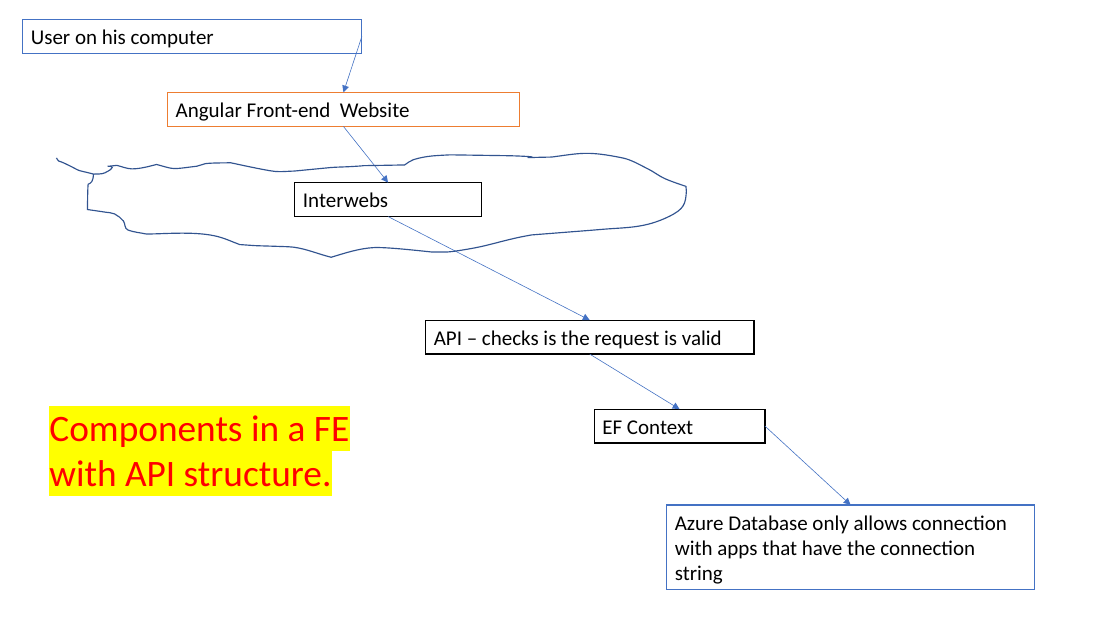
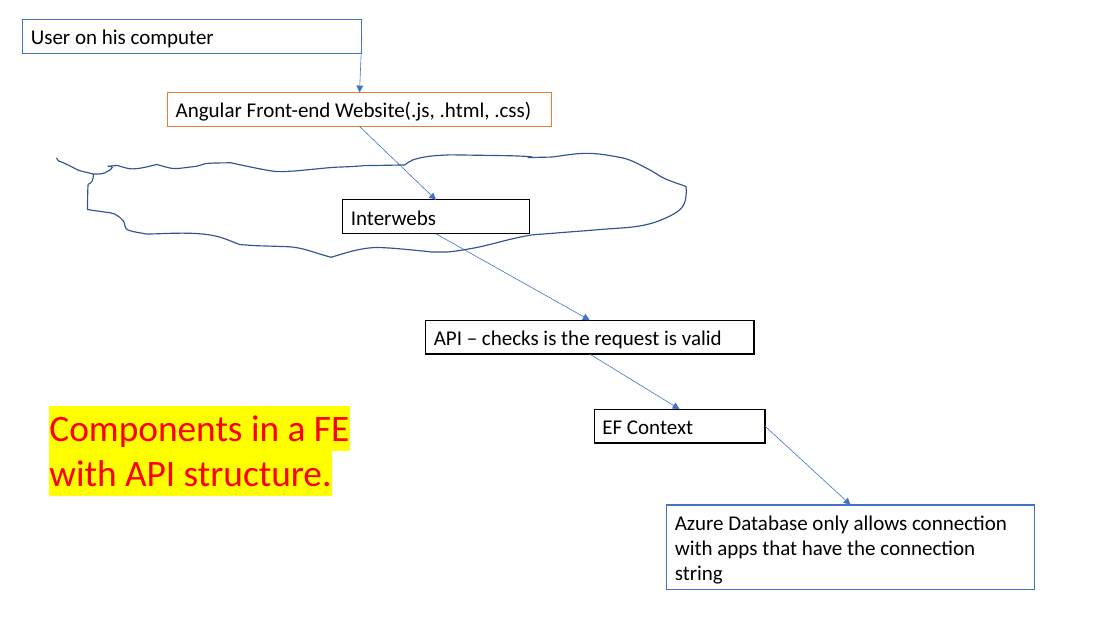
Before and after one commit to 06012021-dotnet-uta/06012021-dotnet-uta-batchrepo, a slide deck: slide 12 of demos/ClassNotesAndDescriptions.pptx. Drawn at 1120x630 pixels with LibreOffice and Linux fonts; fonts in the diff are those of the drawing. Boxes give left, top, right and bottom in pixels: in the first picture for what was removed or moved away, otherwise in the second. Text is boxed around its words. In the diff, an @@ line names an element or a change of style, - is before the commit and + after.

```diff
--- a/demos/ClassNotesAndDescriptions.pptx
+++ b/demos/ClassNotesAndDescriptions.pptx
@@ arrow moved from (362, 36) - (344, 92) to (362, 36) - (360, 92) @@
@@ rectangle "Angular Front-end Website(.js, .html, .css)": place and size @@
-rectangle "Angular Front-end Website(.js, .html, .css)" at (167, 92, 519, 126)
+rectangle "Angular Front-end Website(.js, .html, .css)" at (167, 92, 551, 126)
@@ text in rectangle at (176, 102, 531, 121): text changed @@
-Angular Front-end Website
+Angular Front-end Website(.js, .html, .css)
@@ arrow moved from (344, 127) - (388, 182) to (360, 127) - (436, 200) @@
@@ rectangle "Interwebs": place and size @@
-rectangle "Interwebs" at (295, 182, 481, 216)
+rectangle "Interwebs" at (343, 200, 529, 234)
@@ arrow moved from (388, 217) - (590, 320) to (436, 234) - (590, 320) @@
```
Also in this commit, not shown: 2 other files.
